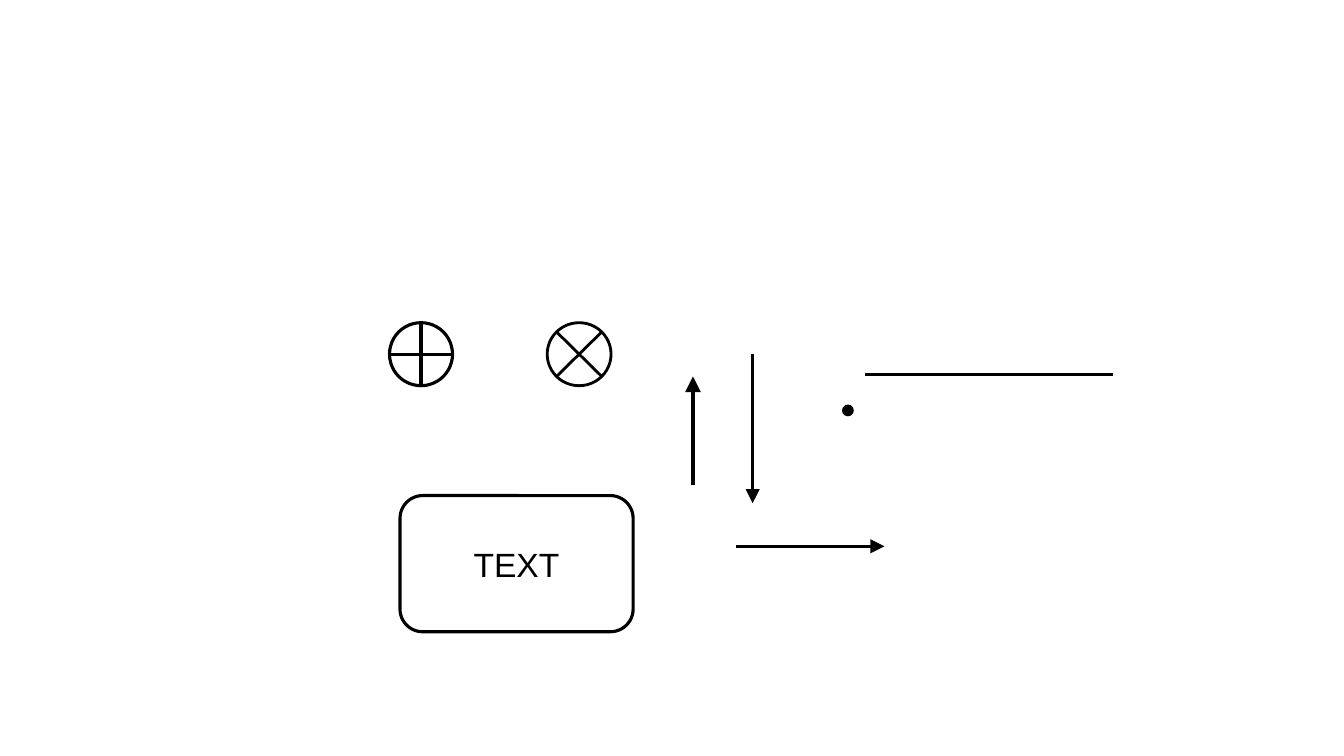
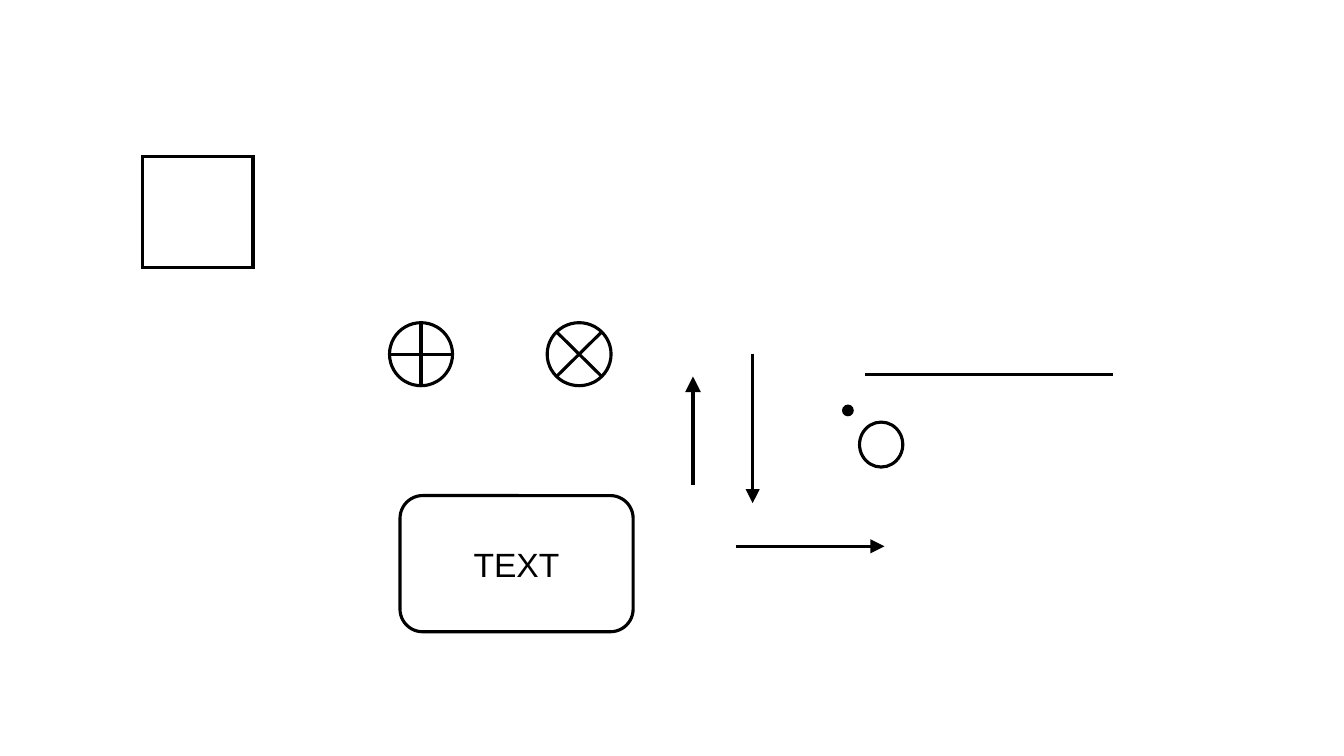
Before and after one commit to BenjiaH/MSc-Project, a slide deck: slide 1 of Final dissertation/_IMAGES/PPT2SVG/PPT2SVG.pptx. Drawn at 1344x756 pixels with LibreOffice and Linux fonts; fonts in the diff are those of the drawing. Boxes give left, top, right and bottom in pixels: in the first picture for what was removed or moved away, otherwise in the second. Text is boxed around its words. In the diff, an @@ line names an element or a change of style, - is before the commit and + after.

```diff
--- a/Final dissertation/_IMAGES/PPT2SVG/PPT2SVG.pptx
+++ b/Final dissertation/_IMAGES/PPT2SVG/PPT2SVG.pptx
@@ rectangle added at (x1=142, y1=157, x2=253, y2=268), outline #000000 2.25 pt @@
@@ ellipse added at (x1=860, y1=422, x2=903, y2=468), outline #000000 2.25 pt @@
```
Also in this commit, not shown: 1 slide added, 5 other files.
